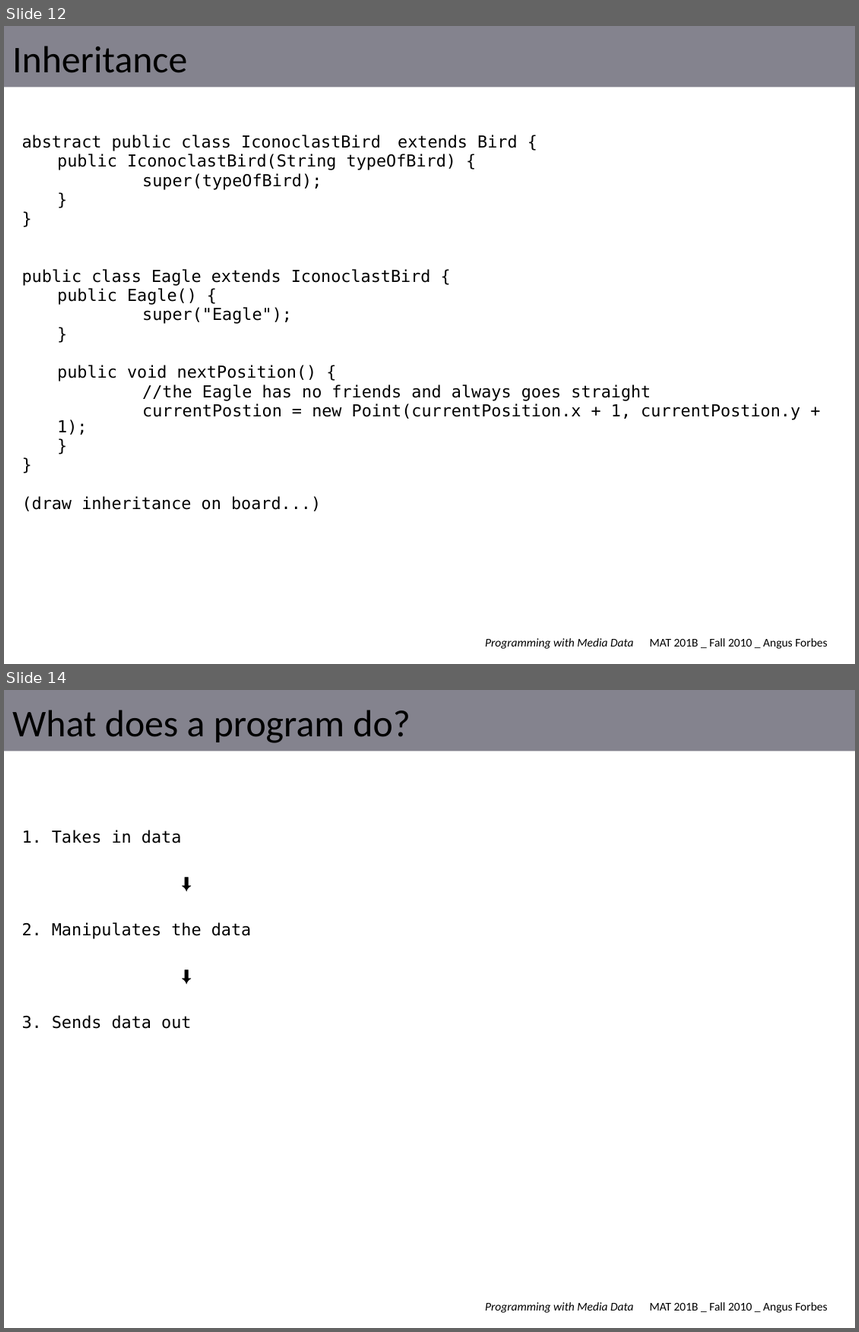
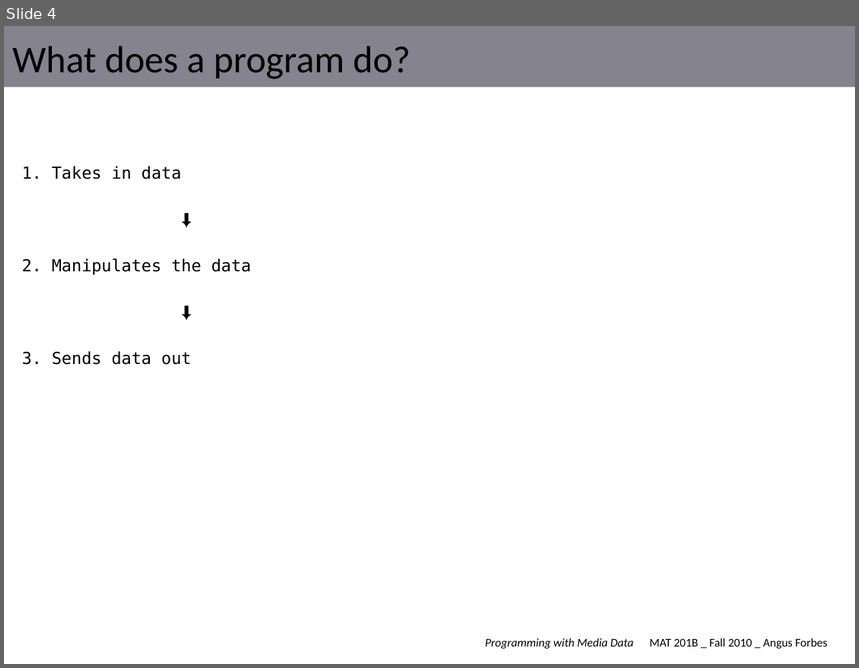
Before and after one commit to angusforbes/mat201b, a slide deck: slides/template.pptx. Shown one above the other, each under a label of ours: slides 12 and 14 before the commit, slide 4 after it; the slides between them are not shown. The pictures are 859x1332 and 859x668 pixels, drawn with LibreOffice and Linux fonts; fonts in the diff are those of the drawing. Boxes give left, top, right and bottom in pixels: in the first picture for what was removed or moved away, otherwise in the second. Text is boxed around its words. In the diff, an @@ line names an element or a change of style, - is before the commit and + after.

```diff
--- a/slides/template.pptx
+++ b/slides/template.pptx
@@ slide 12 removed at (4, 26, 855, 664), background #FFFFFF; not listed: 2 template elements that a slide beside it also shows @@
@@ title removed at (12, 46, 187, 73) @@
-Inheritance
@@ text removed at (22, 135, 800, 512) @@
-abstract public class IconoclastBird extends Bird {
-public IconoclastBird(String typeOfBird) {
-super(typeOfBird);
-}
-}
-public class Eagle extends IconoclastBird {
-public Eagle() {
-super("Eagle");
-}
-public void nextPosition() {
-//the Eagle has no friends and always goes straight
-currentPostion = new Point(currentPosition.x + 1, currentPostion.y + 1);
-}
-}
-(draw inheritance on board...)
@@ what was slide 14 is now slide 4 @@
```
Also in this commit, not shown: 3 slides changed, 9 other slides removed, 16 other files.
